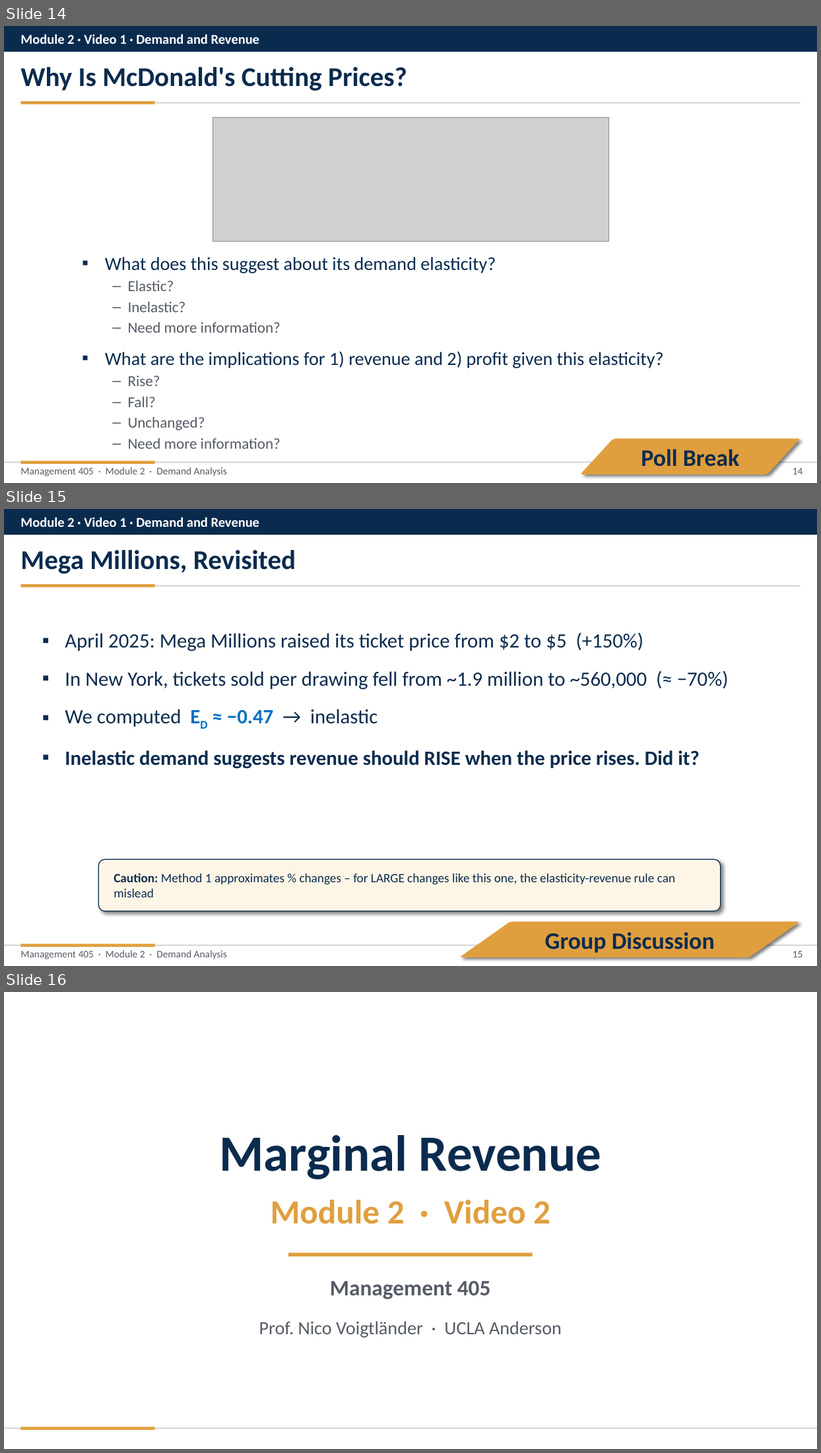
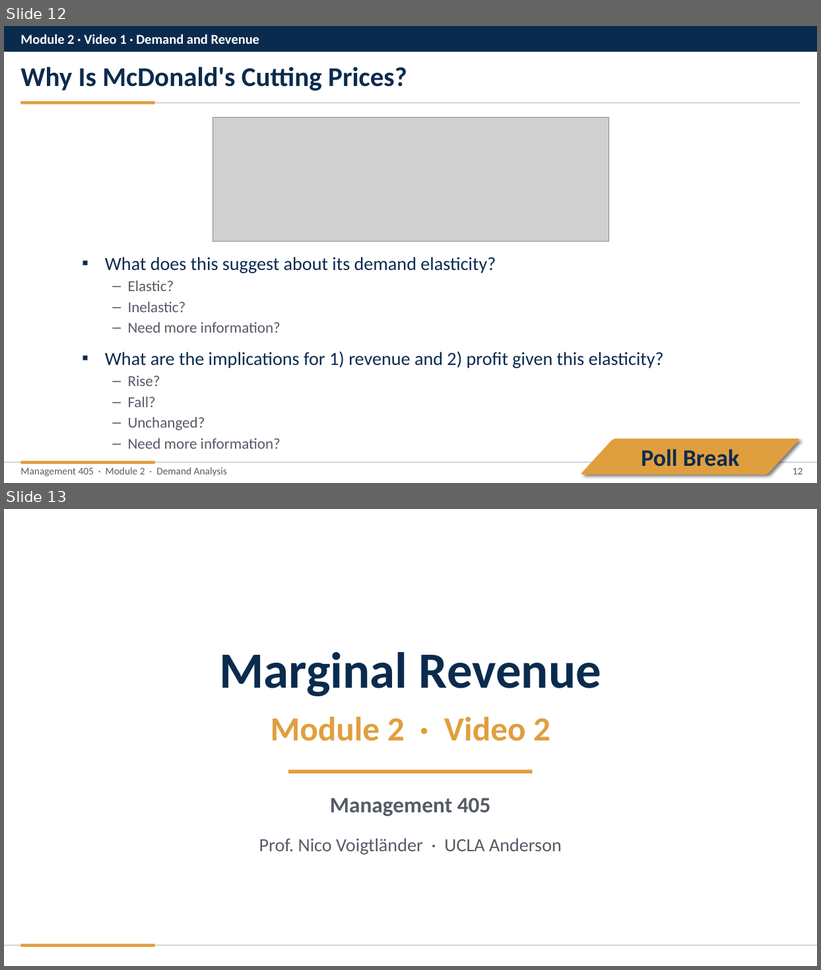
Before and after one commit to nvoigtla/Teaching, a slide deck: 405 Slide Revisions 2026/Module 2/Module 2 - Video Part Revised.pptx. Shown one above the other, each under a label of ours: slides 14, 15 and 16 before the commit, slides 12 and 13 after it. The pictures are 821x1453 and 821x970 pixels, drawn with LibreOffice and Linux fonts; fonts in the diff are those of the drawing; grey boxes stand for pictures. Boxes give left, top, right and bottom in pixels: in the first picture for what was removed or moved away, otherwise in the second. Text is boxed around its words. In the diff, an @@ line names an element or a change of style, - is before the commit and + after.

```diff
--- a/405 Slide Revisions 2026/Module 2/Module 2 - Video Part Revised.pptx
+++ b/405 Slide Revisions 2026/Module 2/Module 2 - Video Part Revised.pptx
@@ slide 15 removed at (4, 509, 817, 966), background #FFFFFF @@
@@ rectangle removed at (4, 509, 817, 535) @@
@@ text removed at (20, 517, 259, 527) @@
-Module 2 · Video 1 · Demand and Revenue
@@ text removed at (20, 550, 296, 574) @@
-Mega Millions, Revisited
@@ rectangle removed at (21, 586, 801, 586) @@
@@ rectangle removed at (21, 585, 155, 588) @@
@@ text removed at (65, 632, 729, 769) @@
-▪ April 2025: Mega Millions raised its ticket price from $2 to $5 (+150%)
-▪ In New York, tickets sold per drawing fell from ~1.9 million to ~560,000 (≈ −70%)
-▪ We computed ED ≈ −0.47 → inelastic
-▪ Inelastic demand suggests revenue should RISE when the price rises. Did it?
@@ rounded rectangle removed at (98, 859, 721, 912) @@
@@ text removed at (114, 873, 675, 898) @@
-Caution: Method 1 approximates % changes – for LARGE changes like this one, the elasticity-revenue rule can mislead
@@ freeform shape removed at (459, 922, 801, 958) @@
@@ rectangle removed at (21, 944, 155, 947) @@
@@ text removed at (545, 933, 715, 953) @@
-Group Discussion
@@ rectangle removed at (4, 945, 817, 947) @@
@@ text removed at (20, 951, 227, 960) @@
-Management 405 · Module 2 · Demand Analysis
@@ page number removed at (793, 951, 803, 958) @@
-15
@@ what was slide 14 is now slide 12 @@
@@ page number at (793, 468, 803, 475): text changed @@
-14
+12
@@ what was slide 16 is now slide 13 @@
```
Also in this commit, not shown: 10 slides changed, 11 other slides removed, 22 other files.
